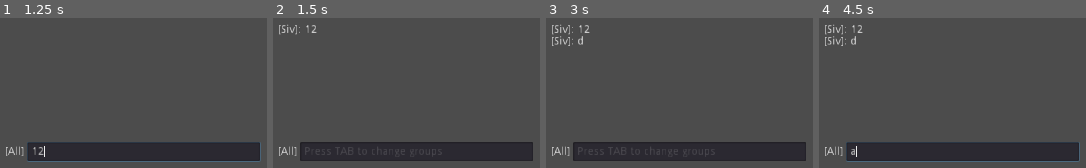
Above: before the commit, frames 1-4 (left to right).
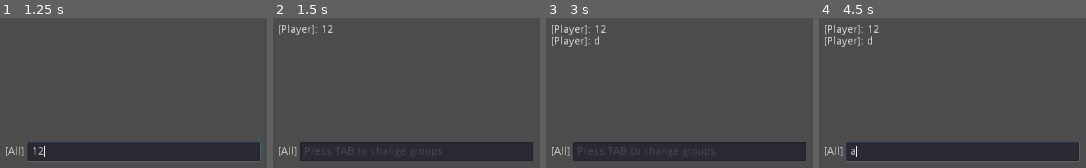
Above: after the commit, the same moments.

Repository: IndecisionGames/ProjectDelta
Game: Godot game, scene res://Lobby.tscn
The game is run twice, just before and just after one commit, with the same random seed, the same clock (stepped at 60 frames per second) and the same inputs.
Inputs (mouse positions are in pixels of both pictures, inside the frame that each line leads up to):
- Up to frame 1 (1.25 s): click (144, 151) at 0.52 s; type "12" at 0.6 s
- Up to frame 2 (1.5 s): tap Enter at 1.25 s; move the mouse to (outside the picture) at 1.27 s; press the mouse at (outside the picture) at 1.28 s; hold D (move_right) from 1.28 s (still down)
- Up to frame 3 (3 s): tap Space at 2 s; move the mouse to (outside the picture) at 2.02 s; release D (move_right) at 2.03 s; release the mouse at (outside the picture) at 2.03 s; hold 1 (change_weapon_down) 2.03-2.78 s; tap Shift (sprint) at 2.1 s; tap Enter at 2.75, 2.85 s; move the mouse to (outside the picture) at 2.77 s; hold D (move_right) from 2.78 s (still down)
- Up to frame 4 (4.5 s): tap Space at 3.5 s; move the mouse to (outside the picture) at 3.52 s; release D (move_right) at 3.53 s; hold 2 (change_weapon_up) 3.53-4.28 s; tap Tab at 3.6 s; tap Enter at 4.25 s; move the mouse to (outside the picture) at 4.27 s; press the mouse at (outside the picture) at 4.28 s; hold A (move_left) from 4.28 s (still down)

Frame 1 is identical in both runs. In frame 2, 0.5% of the frame differs, in the area x 2-23%, y 4-12%; in frame 3, 0.9%, in the area x 2-23%, y 4-20%; in frame 4, 0.9%.

Commit message:
Add HTML5 export

Diff:
--- a/ChatBox.gd
+++ b/ChatBox.gd
@@ -11,7 +11,7 @@
 var system_color = '#f1c234'
 var group_index = 0
 
-var username = "Siv"
+var username = "Player"
 
 func _ready():
 	inputField.connect("text_entered", self, "text_entered")
Binary file added: docs/favicon.png
Not shown, added: docs/favicon.png.import
Binary file added: docs/project-delta.png
Not shown, added: docs/project-delta.png.import
Not shown, added: docs/project-delta.html
Not shown, added: docs/project-delta.js
Not shown, added: docs/project-delta.pck
Not shown, added: docs/project-delta.wasm
